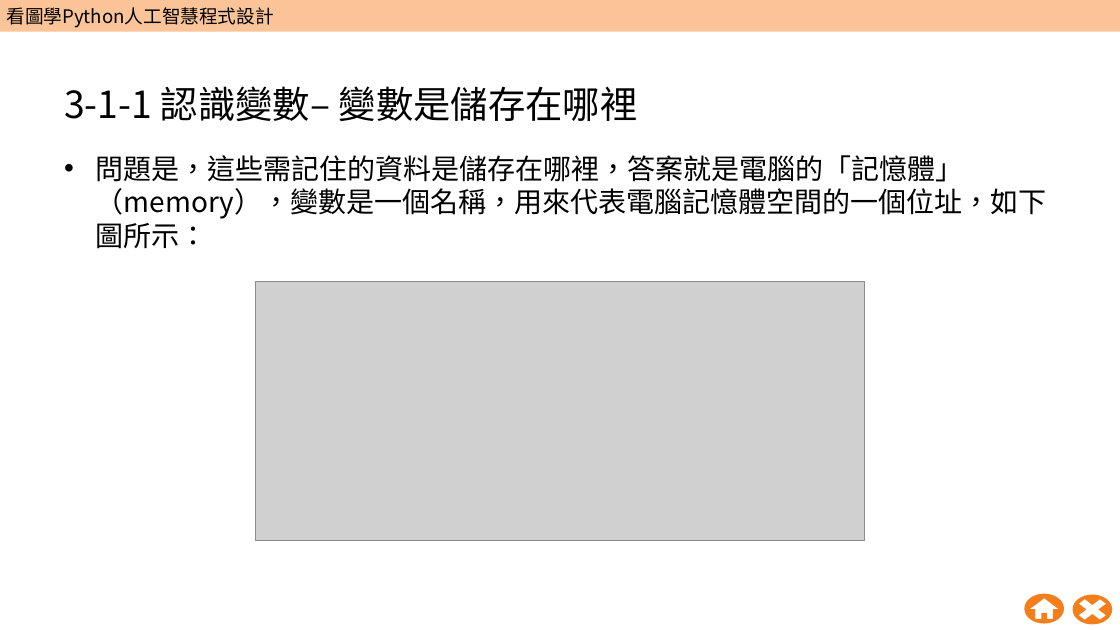
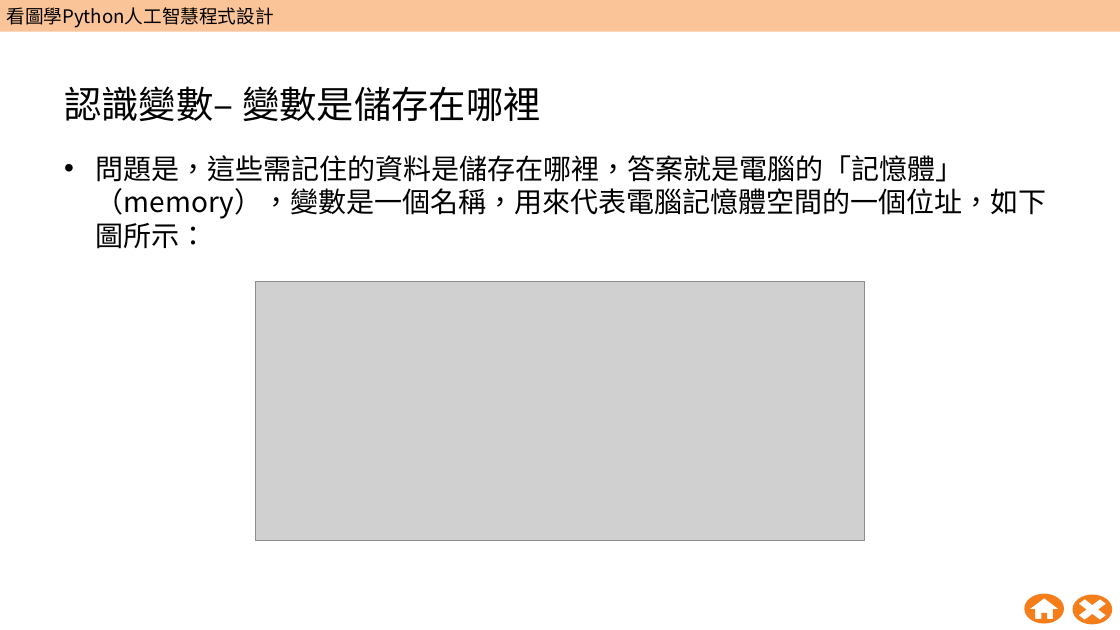
Before and after one commit to wangsungwen/Python-Artificial-Intelligence-Instruction, a slide deck: slide 33 of 五週Python人工智慧教學包/第1週/W01_教學簡報.pptx (slide 34 before the commit). Drawn at 1120x630 pixels with LibreOffice and Linux fonts; fonts in the diff are those of the drawing; grey boxes stand for pictures; background and template pictures are left out. Boxes give left, top, right and bottom in pixels: in the first picture for what was removed or moved away, otherwise in the second. Text is boxed around its words. In the diff, an @@ line names an element or a change of style, - is before the commit and + after.

```diff
--- a/五週Python人工智慧教學包/第1週/W01_教學簡報.pptx
+++ b/五週Python人工智慧教學包/第1週/W01_教學簡報.pptx
@@ title at [64,86,541,121]: text changed @@
-3-1-1 認識變數– 變數是儲存在哪裡
+認識變數– 變數是儲存在哪裡
```
Also in this commit, not shown: 22 other slides changed, 1 slide removed.
